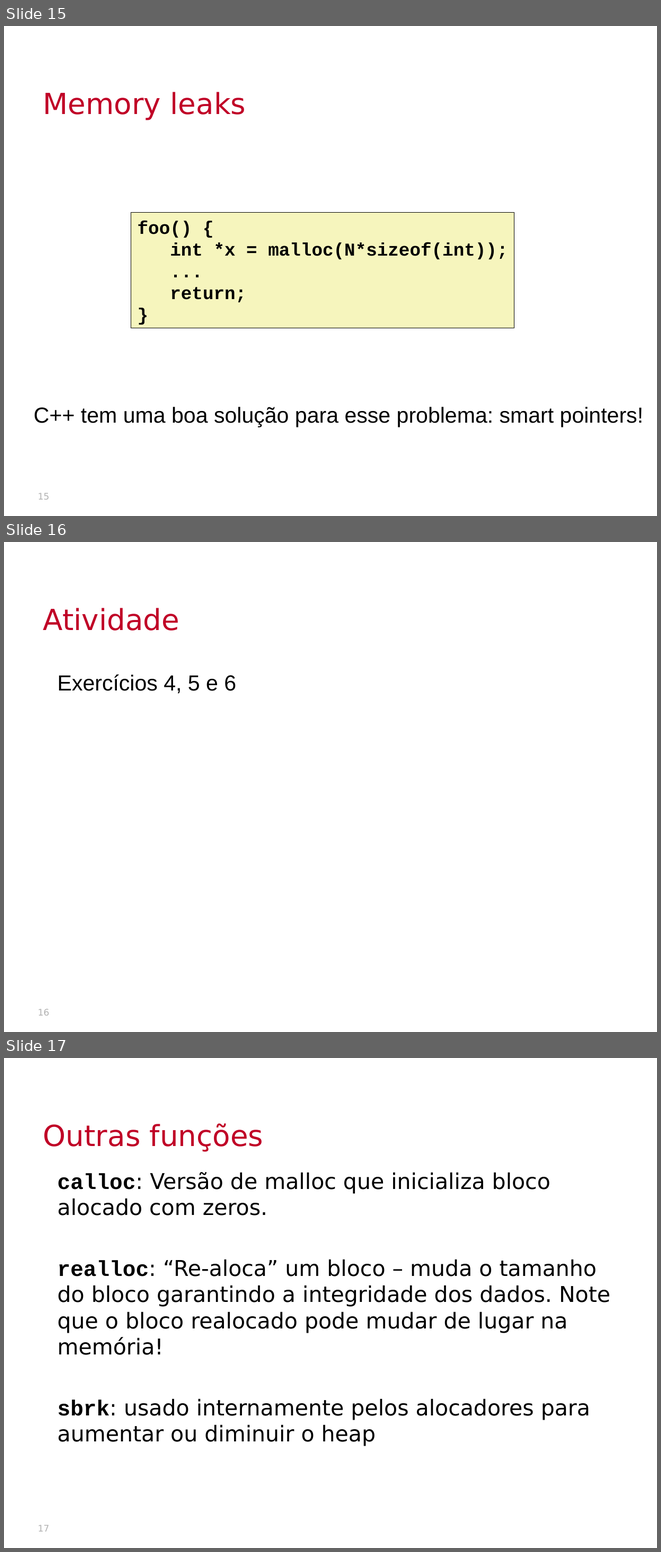
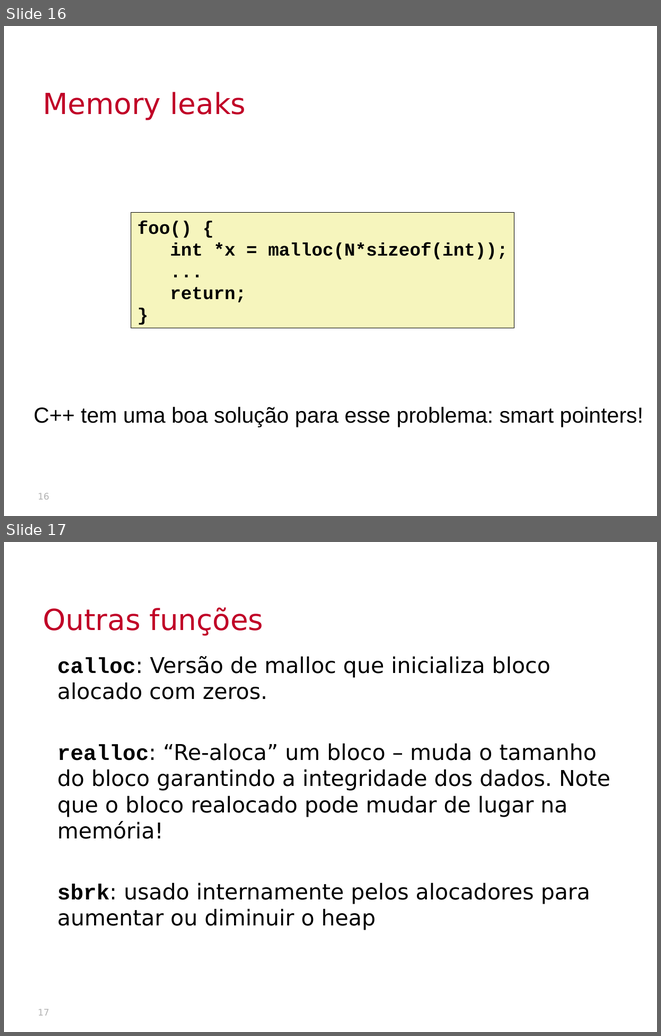
Before and after one commit to victorniubo/SistemasHardwareSoftware, a slide deck: aulas/10-malloc/aula_11.pptx. Shown one above the other, each under a label of ours: slides 15, 16 and 17 before the commit, slides 16 and 17 after it. The pictures are 661x1552 and 661x1036 pixels, drawn with LibreOffice and Linux fonts; fonts in the diff are those of the drawing; background and template pictures are left out. Boxes give left, top, right and bottom in pixels: in the first picture for what was removed or moved away, otherwise in the second. Text is boxed around its words. In the diff, an @@ line names an element or a change of style, - is before the commit and + after.

```diff
--- a/aulas/10-malloc/aula_11.pptx
+++ b/aulas/10-malloc/aula_11.pptx
@@ slide 16 removed at [4, 542, 657, 1032], background picture (left out) @@
@@ text removed at [43, 608, 179, 631] @@
-Atividade
@@ text removed at [58, 674, 236, 694] @@
-Exercícios 4, 5 e 6
@@ page number removed at [38, 1008, 50, 1015] @@
-16
@@ what was slide 15 is now slide 16 @@
@@ page number at [38, 492, 50, 499]: text changed @@
-15
+16
```
Also in this commit, not shown: 2 slides changed, 3 slides added, 1 other slide removed, 5 other files.
